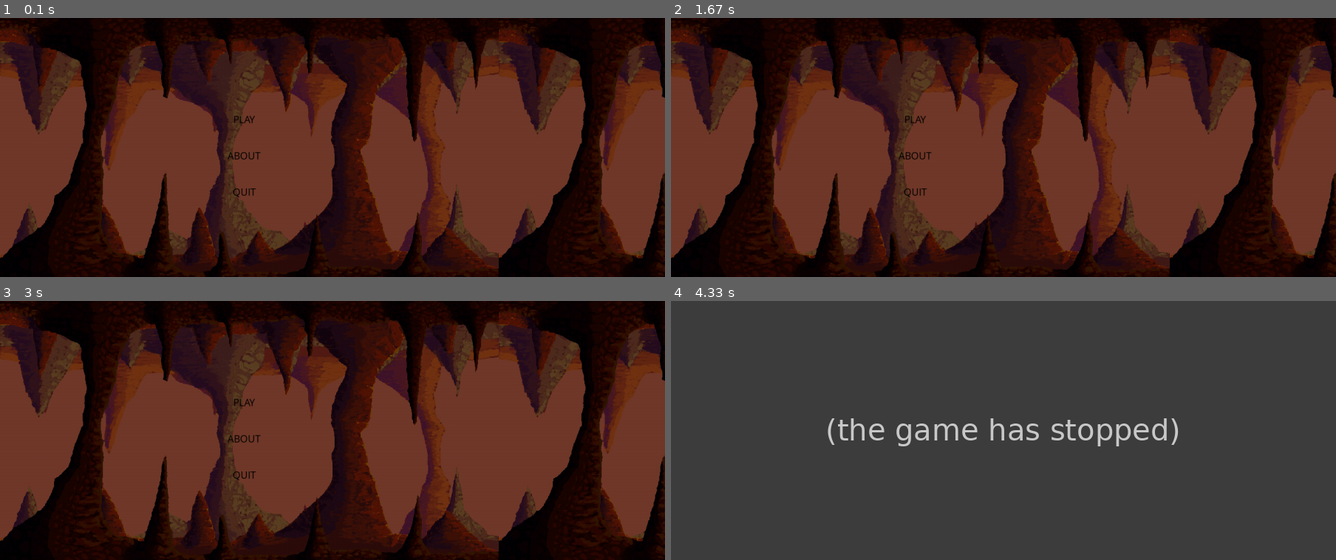
Above: before the commit, frames 1-4 (two rows, left to right).
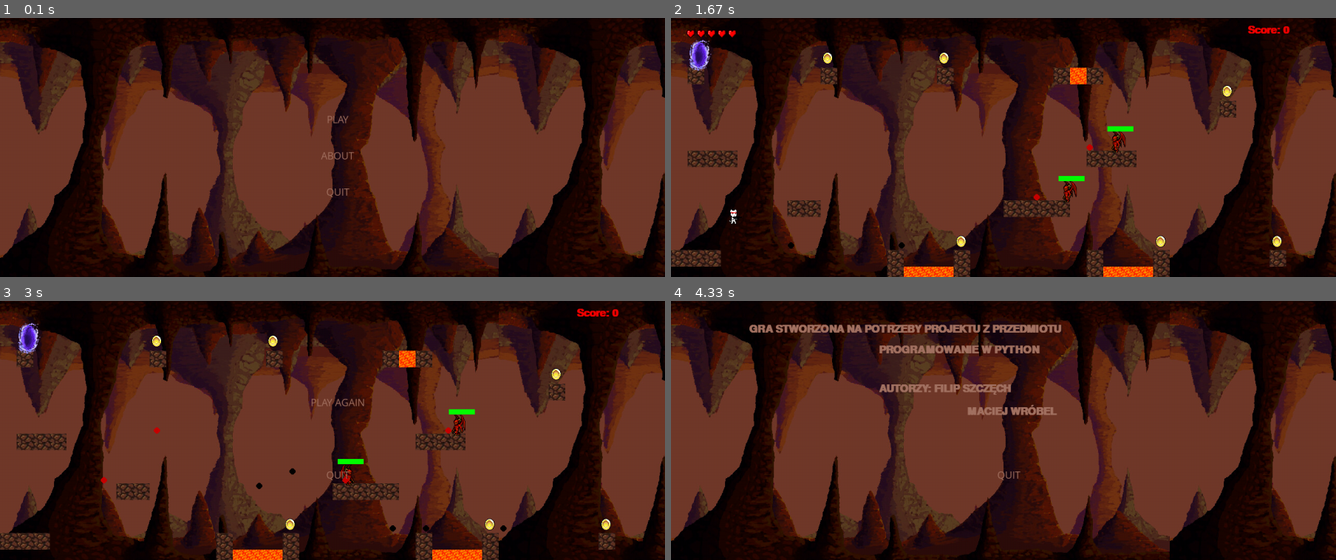
Above: after the commit, the same moments.

Repository: filipszczech/Prz-Pygame-2D-game
Game: pygame game, started from python_gra/main_game.py
Same seed, same stepped clock (60 frames per second), same inputs: the game is played once before the commit and once after it.
Inputs (mouse positions are in pixels of both pictures, inside the frame that each line leads up to):
- Up to frame 1 (0.1 s): no input
- Up to frame 2 (1.67 s): press the mouse at (1010, 119) at 0.37 s; move the mouse to (1036, 163) at 0.47 s; release the mouse at (1070, 204) at 0.6 s; tap Space at 0.67, 1.07, 1.37, 1.57 s; hold Right 1-1.47 s; hold Up from 1.5 s (still down)
- Up to frame 3 (3 s): release Up at 1.8 s; hold Right 1.83-2.3 s; tap Space at 1.9, 2.2, 2.4, 2.7 s; hold Left 2.33-2.87 s; press the mouse at (339, 402) at 2.93 s
- Up to frame 4 (4.33 s): move the mouse to (976, 435) at 3.03 s; release the mouse at (937, 471) at 3.17 s

The runs differ from the first frame. In frame 1, 0.3% of the frame differs, in the area x 34-54%, y 37-70%; in frame 2, 5.4%; in frame 3, 5.5%; in frame 4, 100%, in the area x 0-100%, y 0-100%.
Before the commit the program exited at 3.13 s; later frames show no game.

Commit message:
final project changes

Diff:
--- a/python_gra/level.py
+++ b/python_gra/level.py
@@ -4,8 +4,8 @@
 
 level_map = [
 '                                        ',
+' M                                      ',
 '                                        ',
-' M                                      ',
 ' X       X      X      XYX              ',
 '                                        ',
 '                                 X      ',
@@ -22,8 +22,8 @@
 
 level_map2 = [
 '                                        ',
+' M                                      ',
 '                                        ',
-' M                                      ',
 ' X       X      X      XYX              ',
 '                                        ',
 '                                 X      ',
@@ -105,6 +105,7 @@
         for sprite in self.meta.sprites():
             if sprite.rect.colliderect(player.rect):
                 print("wygralem")
+                return True
 
     def vertical_movement_collision(self, player):
         player.aply_gravity()
@@ -141,6 +142,9 @@
             kolec.draw(self.display_surface, kolec.rect.x, kolec.rect.y)
         pygame.display.update()
 
+
+        for meta in self.meta:
+            meta.draw(self.display_surface, meta.rect.x, meta.rect.y)
     #obrażenia od lawy
     def hit(self, player):
         if self.delay == 27:
--- a/python_gra/main_game.py
+++ b/python_gra/main_game.py
@@ -2,7 +2,7 @@
 import engine
 from player import player
 from enemy import enemy
-from objects import platform, button, projectile, monety, monety_animacja, shoot_enemy
+from objects import platform, button, projectile, monety, monety_animacja, shoot_enemy, Meta
 from level import Level
 
 
@@ -51,6 +51,22 @@
     redrawWindow()
     pygame.display.update()
 
+def back():
+    global about
+    global intro
+    win.fill((0, 0, 0))
+    intro = True
+    about = False
+
+def about():
+    global about
+    global intro
+    win.fill((0, 0, 0))
+    intro = False
+    about = True
+
+
+
 
 #obsługa zamknięcia gry
 def quit_game():
@@ -62,7 +78,7 @@
     win.blit(bg, (0, 0))
     win.blit(bg, (960, 0))
     text = font.render('Score: ' + str(player1.score), 1, (240, 0, 0))
-    win.blit(text, (812, 14))
+    win.blit(text, (1110, 14))
     level.run()
     player1.rect.x = player1.x
     player1.rect.y = player1.y
@@ -114,10 +130,9 @@
 #---koniec gierki-------------------
 
 punkty = len(przeciwnicy) + len(monety)
-if punkty == player1.score:
-    pygame.time.wait(5000)
-    outro = True
-    run = False
+
+
+
 #------------------------------
 
 
@@ -133,9 +148,9 @@
 
     win.blit(bg, (0, 0))
     win.blit(bg, (960, 0))
-    b1 = button("PLAY",420,170,100,50, (0, 200, 100), (0, 80, 50), intro, win, start_run)
-    b2 = button("ABOUT",420,240,100,50, (130, 50, 200), (80, 50, 150), intro, win, quit)
-    b3 = button("QUIT",420,310,100,50, (200, 0, 0), (130, 0, 0), intro, win, quit)
+    b1 = button("PLAY",600,170,100,50, (0, 200, 100), (0, 80, 50), intro, win, start_run)
+    b2 = button("ABOUT",600,240,100,50, (130, 50, 200), (80, 50, 150), intro, win, about)
+    b3 = button("QUIT",600,310,100,50, (200, 0, 0), (130, 0, 0), intro, win, quit)
     #print("intro: ", intro)
     #print("punkty: ", punkty)
     pygame.display.update()
@@ -156,9 +171,8 @@
             monetyZebrane += 1
     #-----------------------
 
-    if punkty == player1.score:
-        outro = True
-        run = False
+
+
 
     if player1.health == 0:
         deadscreen = True
@@ -191,7 +205,10 @@
                 bullet.x += bullet.vel
         else:
             bullets.pop(bullets.index(bullet))
-
+    on_meta = level.horizontal_movement_collision(player1)
+    if punkty == player1.score and on_meta:
+        outro = True
+        run = False
 
     keys = pygame.key.get_pressed()
     player1.move(keys, bullets, win, projectile, kolizja, bulletSound)  #obsługa klawiszy
@@ -213,21 +230,19 @@
     win.blit(bg, (0, 0))
     win.blit(bg, (960, 0))
     przeciwnicy_zabici = player1.score - monetyZebrane
-    EndScore = font.render('YOUR FINAL SCORE: ' + str(player1.score), 1, (240, 0, 0))
-    EndScore2 = font.render('Coins: ' + str(monetyZebrane), 1, (240, 0, 0))
-    EndScore3 = font.render('Enemies: ' + str(przeciwnicy_zabici), 1, (240, 0, 0))
-    win.blit(EndScore, (300, 14))
-    win.blit(EndScore2, (400, 50))
-    win.blit(EndScore3, (400, 90))
-    b1 = button("PLAY AGAIN", 420, 170, 100, 50, (0, 200, 100), (0, 80, 50), outro, win, start_run)
-    b2 = button("NEXT LEVEL",420,240,100,50, (130, 50, 200), (80, 50, 150), outro, win, quit)
-    b3 = button("QUIT",420,310,100,50, (200, 0, 0), (130, 0, 0), outro, win, quit)
+    EndScore = font.render('YOUR FINAL SCORE: ' + str(player1.score), 1, (163, 114, 98))
+    EndScore2 = font.render('Coins: ' + str(monetyZebrane), 1, (163, 114, 98))
+    EndScore3 = font.render('Enemies: ' + str(przeciwnicy_zabici), 1, (163, 114, 98))
+    win.blit(EndScore, (475, 34))
+    win.blit(EndScore2, (600, 70))
+    win.blit(EndScore3, (575, 110))
+    b1 = button("PLAY AGAIN",600,215, 100, 50, (0, 200, 100), (0, 80, 50), outro, win, start_run)
+    b3 = button("QUIT",525,310,240,50, (200, 0, 0), (130, 0, 0), outro, win, quit)
     pygame.display.update()
     clock.tick(27)
 
 
 while deadscreen:
-    print("Run:", run)
     for event in pygame.event.get():
         # print(event)
         if event.type == pygame.KEYDOWN:
@@ -238,9 +253,29 @@
     win.blit(bg, (0, 0))
     win.blit(bg, (960, 0))
     EndScore = font.render('YOU DIED! ', 1, (240, 0, 0))
-    win.blit(EndScore, (400, 45))
-    b1 = button("PLAY AGAIN", 420, 170, 100, 50, (0, 200, 100), (0, 80, 50), deadscreen, win, start_run)
-    b3 = button("QUIT",420,310,100,50, (200, 0, 0), (130, 0, 0), deadscreen, win, quit)
+    win.blit(EndScore, (575, 45))
+    b1 = button("PLAY AGAIN", 600, 170, 100, 50, (0, 200, 100), (0, 80, 50), deadscreen, win, start_run)
+    b3 = button("QUIT",600,310,100,50, (200, 0, 0), (130, 0, 0), deadscreen, win, quit)
+    pygame.display.update()
+    clock.tick(27)
+
+while about:
+    for event in pygame.event.get():
+        # print(event)
+        if event.type == pygame.QUIT:
+            pygame.quit()
+            quit()
+    win.blit(bg, (0, 0))
+    win.blit(bg, (960, 0))
+    EndScore = font.render('GRA STWORZONA NA POTRZEBY PROJEKTU Z PRZEDMIOTU', 1, (163, 114, 98))
+    EndScore2 = font.render('PROGRAMOWANIE W PYTHON', 1, (163, 114, 98))
+    EndScore3 = font.render('AUTORZY: FILIP SZCZĘCH', 1, (163, 114, 98))
+    EndScore4 = font.render('MACIEJ WRÓBEL', 1, (163, 114, 98))
+    win.blit(EndScore, (150, 45))
+    win.blit(EndScore2, (400, 85))
+    win.blit(EndScore3, (400, 160))
+    win.blit(EndScore4, (570, 200))
+    b3 = button("QUIT",600,310,100,50, (200, 0, 0), (130, 0, 0), about, win, quit)
     pygame.display.update()
     clock.tick(27)
 
--- a/python_gra/objects.py
+++ b/python_gra/objects.py
@@ -51,7 +51,7 @@
         pygame.draw.rect(win, self.color, self.space)
 
 def text_objects(text, font):
-    textSurface = font.render(text, True, (0, 0, 0))
+    textSurface = font.render(text, True, (163, 114, 98))
     return textSurface, textSurface.get_rect()
 
 #tworzenie przycisku
@@ -62,7 +62,6 @@
     if x+w > mouse[0] > x and y+h > mouse[1] > y and intro == True:
         pygame.draw.rect(bg, ac, (x, y, w, h))
         if click[0] == 1 and action != None:
-            print("klik")
             action()
     else:
         if intro == True:
@@ -123,7 +122,7 @@
         self.image = pygame.Surface((size,size))
         self.image.fill('grey')
         self.rect = self.image.get_rect(topleft = pos)
-        self.img = pygame.image.load("img/rabbit11.png")
+        self.img = pygame.image.load("img\meta3.png")
 
     def update(self, x_shift):
         self.rect.x += x_shift
--- a/python_gra/player.py
+++ b/python_gra/player.py
@@ -71,7 +71,6 @@
         #pygame.draw.rect(win, (255, 0, 0), self.hitbox, 2)
 
     def hit(self):
-        print('hit')
         if self.health >= 1:
             self.health -= 1
             self.heart_list.pop()
Binary file added: python_gra/img/meta3.png
